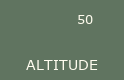
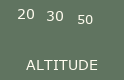
Before/after of a 124x80 layered artwork. What changed in the layer stack:
added layer "30" above "50" over bbox(47, 11, 63, 21)
added layer "20" above "ALTITUDE" over bbox(18, 9, 34, 19)
